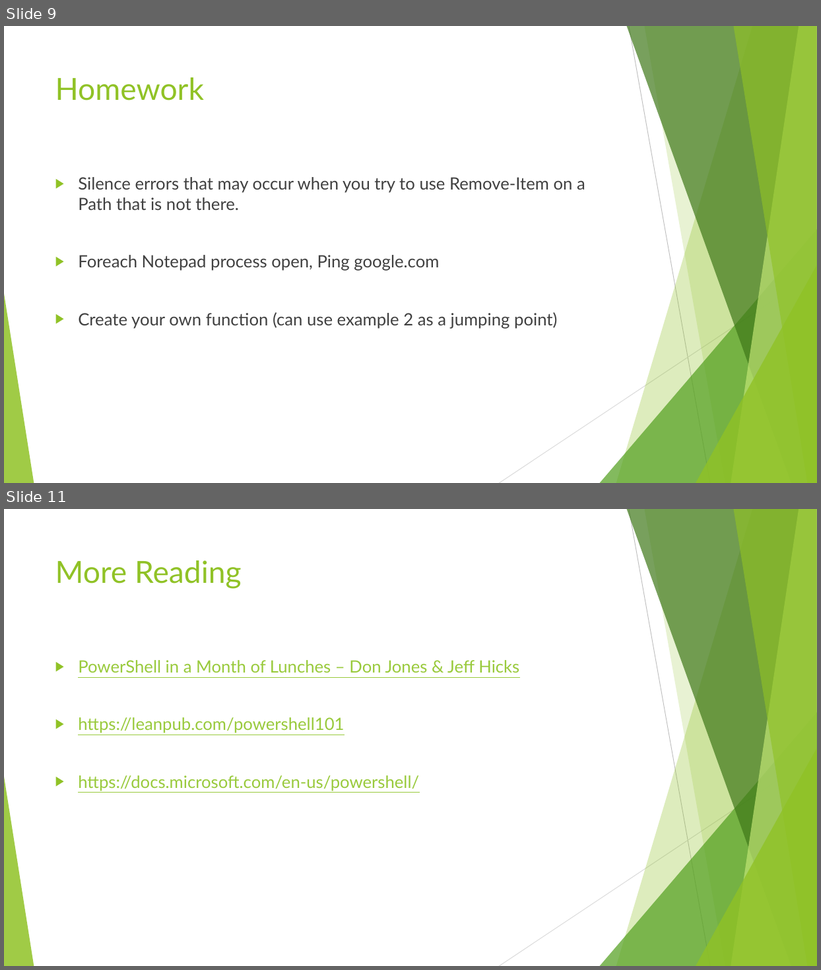
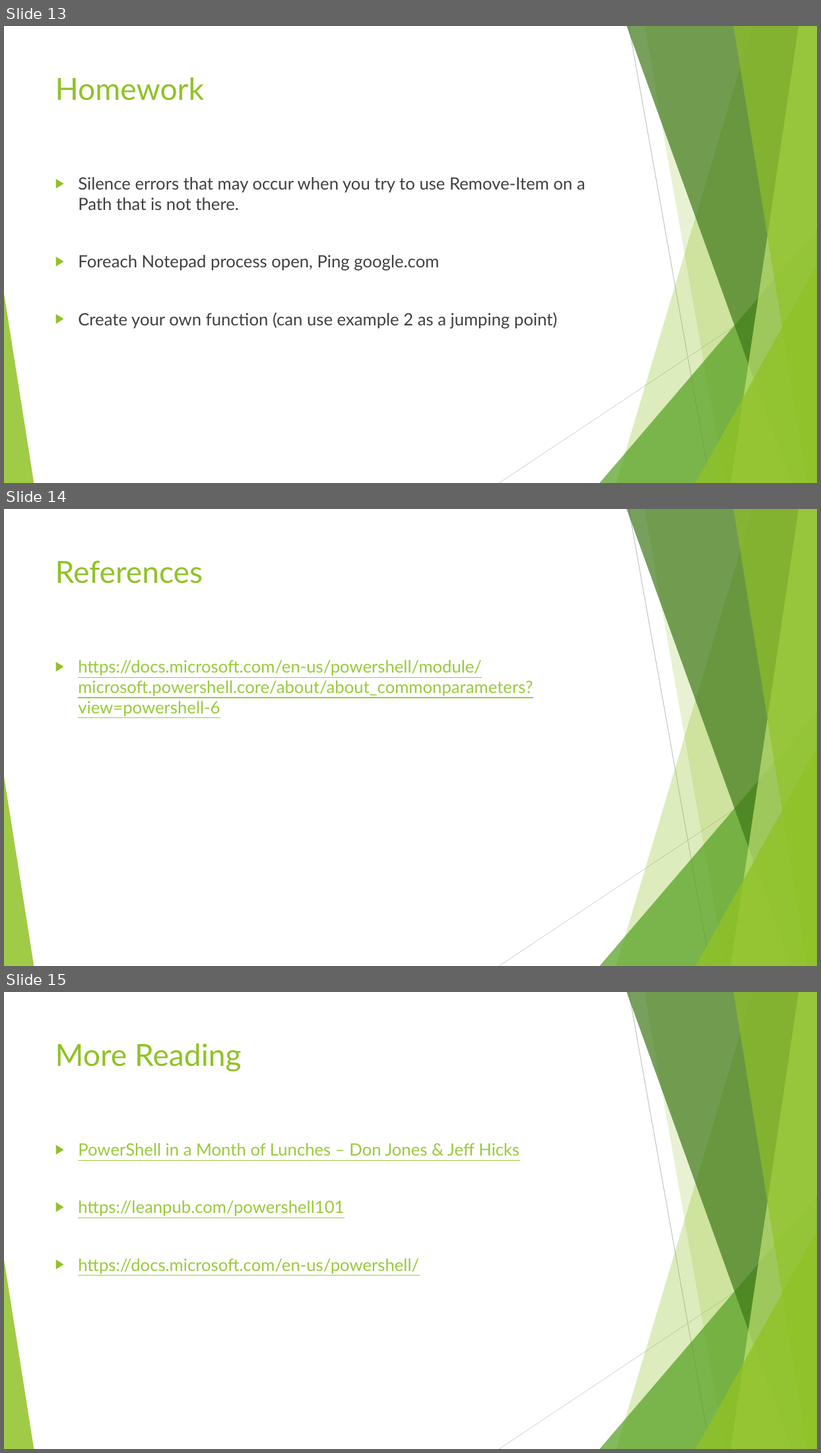
Before and after one commit to ergo3114/Fundamentals2, a slide deck: PowerShell Fundamentals 2.pptx. Shown one above the other, each under a label of ours: slides 9 and 11 before the commit, slides 13, 14 and 15 after it; the slides between them are not shown. The pictures are 821x970 and 821x1453 pixels, drawn with LibreOffice and Linux fonts; fonts in the diff are those of the drawing. Boxes give left, top, right and bottom in pixels: in the first picture for what was removed or moved away, otherwise in the second. Text is boxed around its words. In the diff, an @@ line names an element or a change of style, - is before the commit and + after.

Commit message:
Common Parameters and Logic Statements

```diff
--- a/PowerShell Fundamentals 2.pptx
+++ b/PowerShell Fundamentals 2.pptx
@@ slide 14 added at box(4, 509, 817, 966), background #FFFFFF; not listed: 10 template elements that a slide beside it also shows @@
@@ title added at box(55, 560, 203, 584), 36 pt, text #90C226 @@
+References
@@ text added at box(78, 660, 533, 717), 20 pt, text #99CA3C, underline @@
+▶ https://docs.microsoft.com/en-us/powershell/module/microsoft.powershell.core/about/about_commonparameters?view=powershell-6
@@ what was slide 9 is now slide 13 @@
@@ what was slide 11 is now slide 15 @@
```
Also in this commit, not shown: 1 slide changed, 4 other slides added, 1 slide removed, 1 other file.
